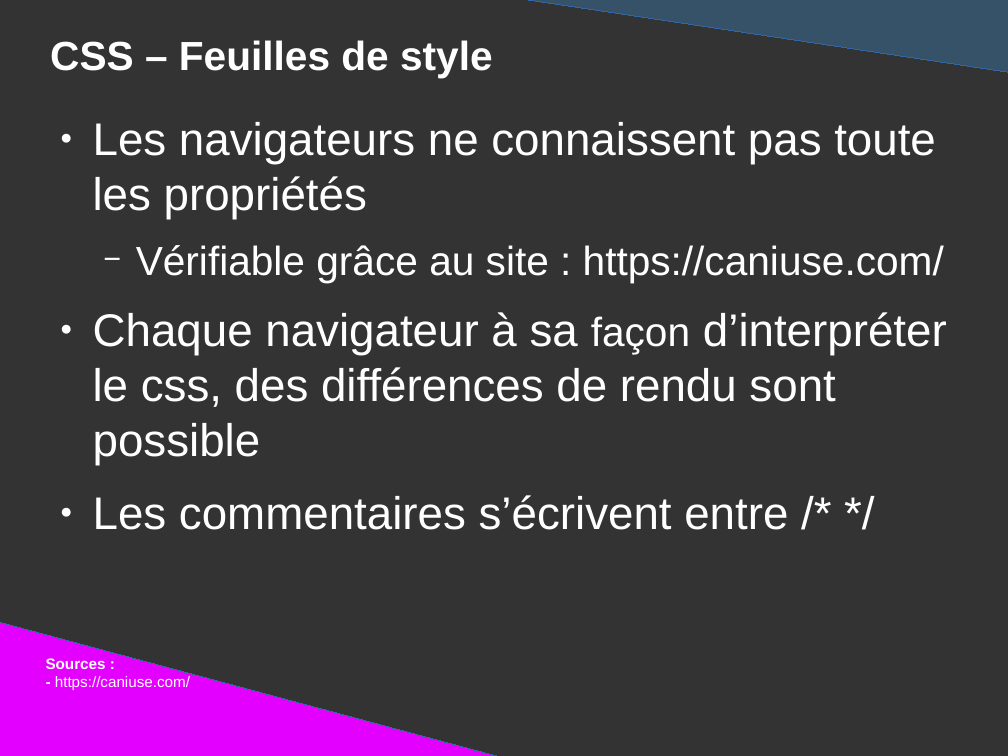
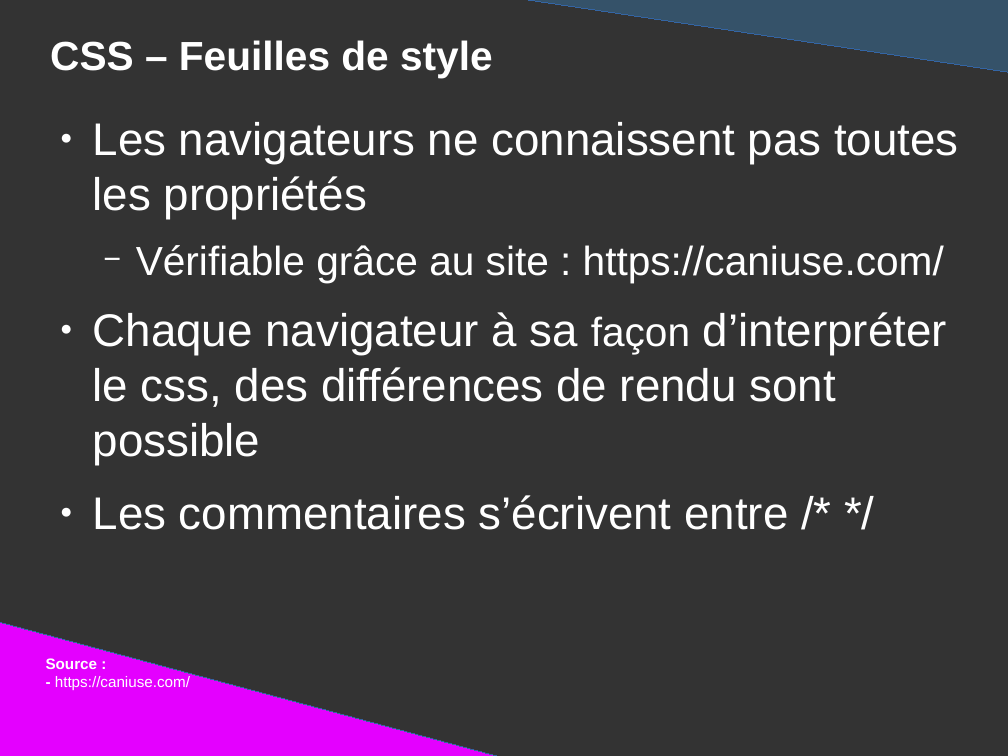
Before and after one commit to DanYellow/presentations, a slide deck: slide 43 of mmi/html/presentation.odp (slide 39 before the commit). Drawn at 1008x756 pixels with LibreOffice and Linux fonts; fonts in the diff are those of the drawing. Boxes give left, top, right and bottom in pixels: in the first picture for what was removed or moved away, otherwise in the second. Text is boxed around its words. In the diff, an @@ line names an element or a change of style, - is before the commit and + after.

```diff
--- a/mmi/html/presentation.odp
+++ b/mmi/html/presentation.odp
@@ text at (93, 122, 958, 219): text changed @@
-● Les navigateurs ne connaissent pas toute les propriétés
+● Les navigateurs ne connaissent pas toutes les propriétés
@@ text at (46, 658, 98, 669): text changed @@
-Sources :
+Source :
```
Also in this commit, not shown: 19 other slides changed, 2 slides added, 2 other files.
